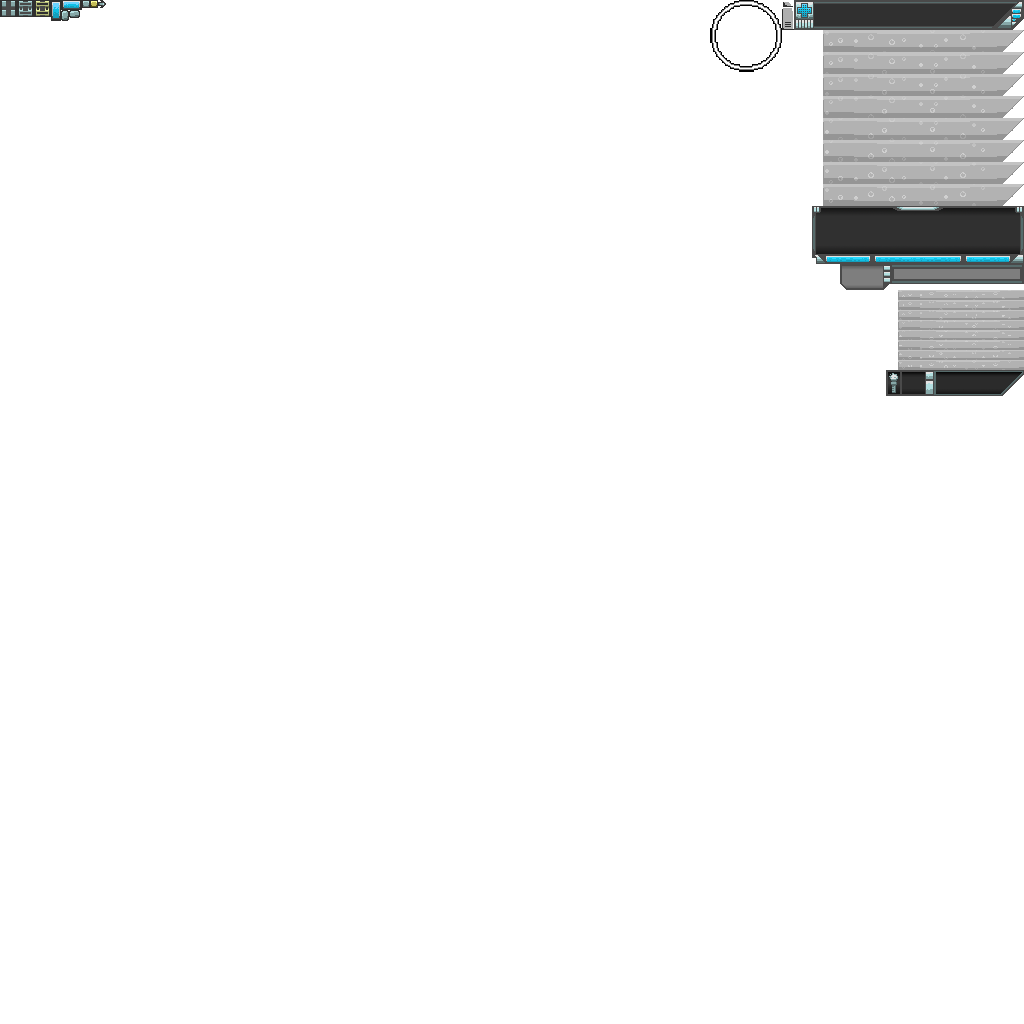
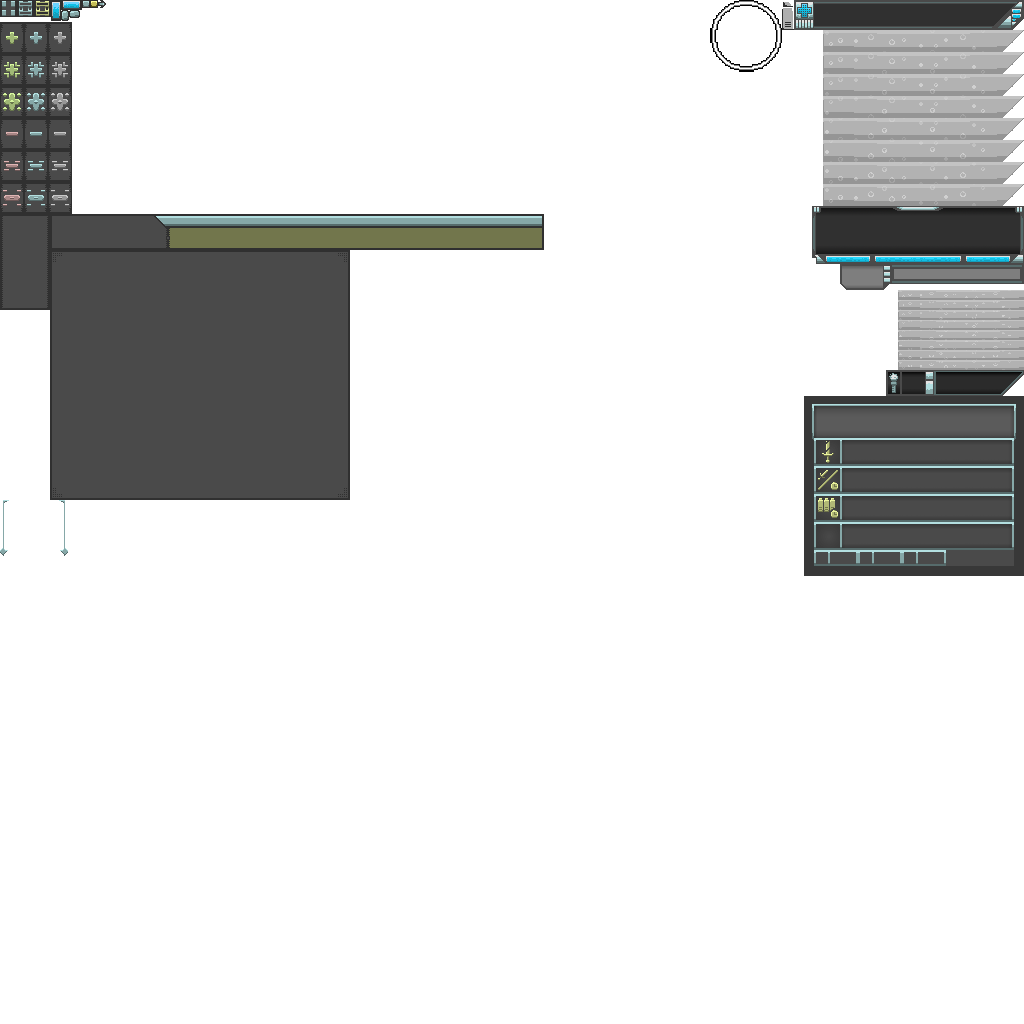
The second (1024, 1024) image is a revision of the first. Changes to its layers:
added layer "NumberEntry" above "WeaponData" over [0, 22, 544, 556]
added group "WeaponData" with 2 layers above "GameUI" over [804, 396, 1024, 576]
added layer "WeaponDataTop" in group "WeaponData" over [812, 404, 1016, 518]
added layer "WeaponDataBottom" in group "WeaponData" over [804, 396, 1024, 576]
